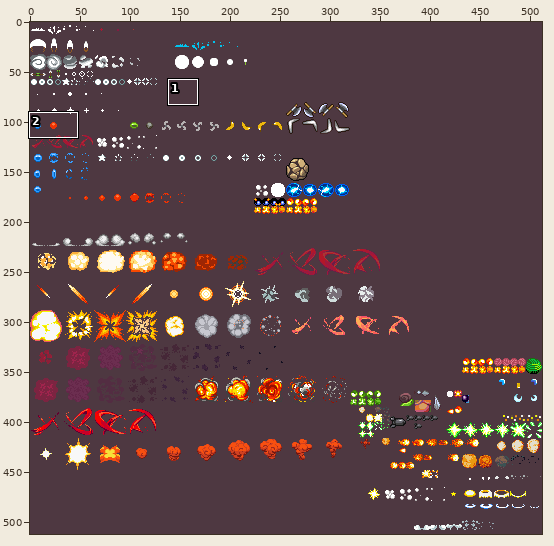
File history of a sprite sheet, bengt/gfx/sprEffects.png. The picture above shows the old version from afar; the outline marks the close-up.
Close-up. Before the edit:
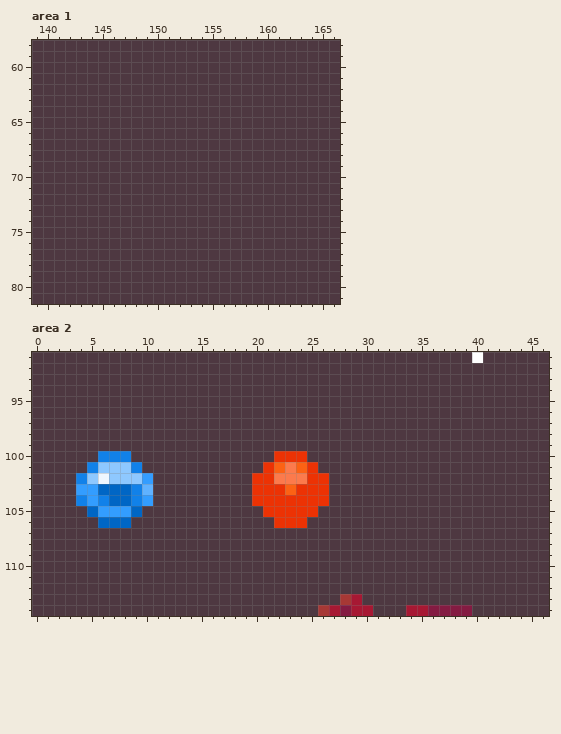
The file is 512x512 pixels. Colours within 5 levels of each other are drawn and written as one. Shown: area 1: x 139..166, y 58..81; area 2: x 0..46, y 91..114.
After:
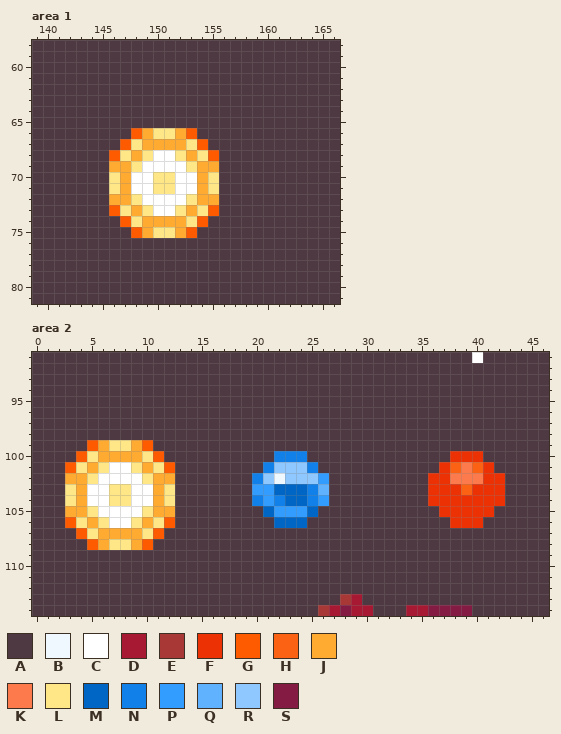
Palette (. is transparent): A #4e3841  B #eff7ff  C #ffffff  D #a71833  E #a73835  F #ec3204  G #fe5a00  H #fc6214  J #ffaa31  K #fc7a4c  L #ffe787  M #0066c5  N #1181e9  P #339dff  Q #60b2ff  R #8ec8ff  S #841b42
Diff:
Changed rows in their new state; - is an unchanged pixel.
Area 1:
first column x 146:
66 --GJLLJG--
67 -GLJJJJLG-
68 GLJLCCLJLG
69 JJLCCCCLJJ
70 LJCCLLCCJL
71 LJCCLLCCJL
72 JJLCCCCLJJ
73 GLJLCCLJLG
74 -GLJJJJLG-
75 --GJLLJG--
Area 2:
first column x 3:
 99 --GJLLJG--------------------------------
100 -GLJJJJLG----------NNN-------------FFF--
101 GLJLCCLJLG--------NRRRN-----------FHKHF-
102 JJLCCCCLJJ-------NRBRRRP---------FFKKKFF
103 LJCCLLCCJL-------PPMMMNQ---------FFFHFFF
104 LJCCLLCCJL-------NPNMMNP---------FFFFFFF
105 JJLCCCCLJJ--------MPPPM-----------FFFFF-
106 GLJLCCLJLG---------MMM-------------FFF--
107 -GLJJJJLG-------------------------------
108 --GJLLJG--------------------------------
